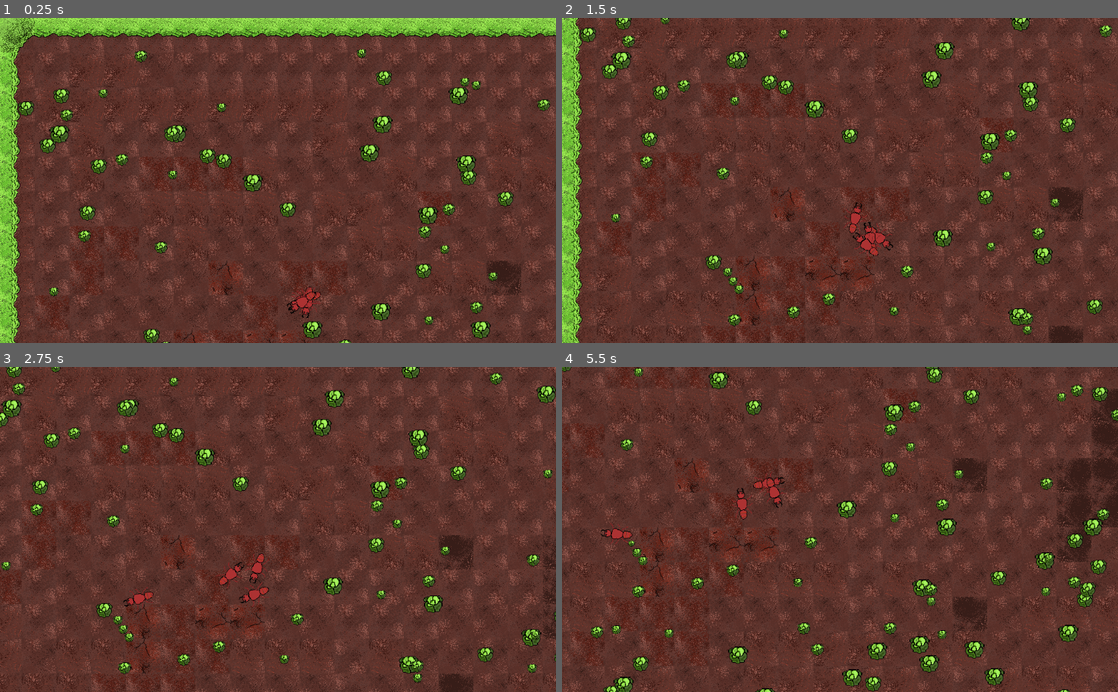
Above: before the commit, frames 1-4 (two rows, left to right).
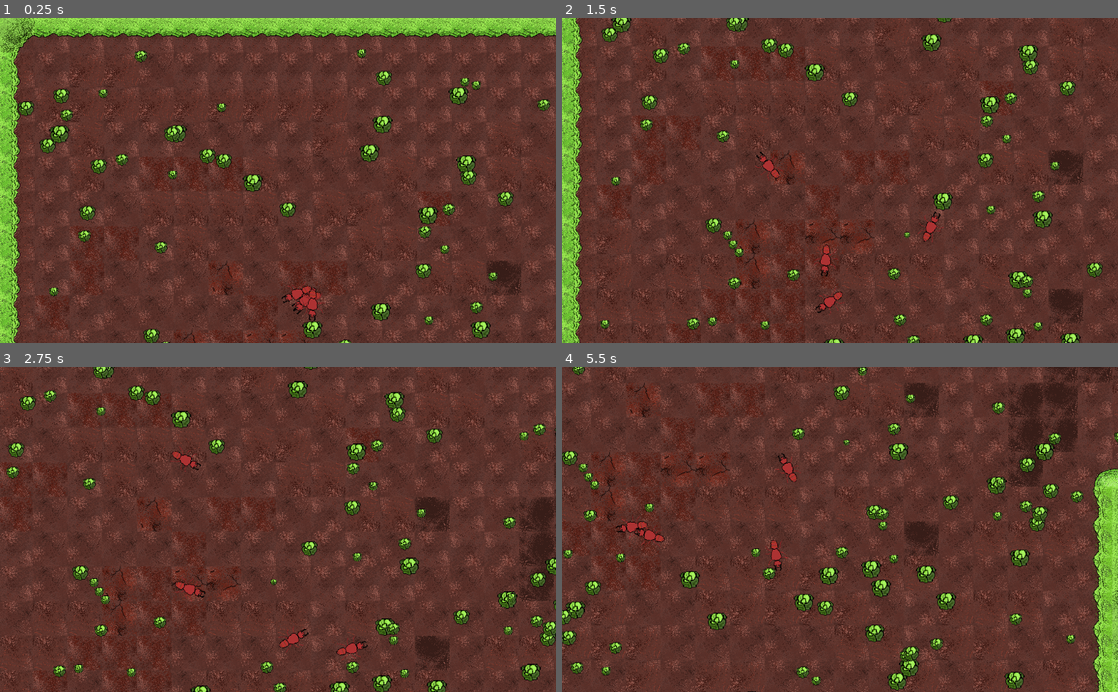
Above: after the commit, the same moments.

Repository: IBricchi/EdgeOfTheHedge
Game: Godot game, scene res://scenes/game.tscn
Two runs of this game, one before a commit and one after it. Both use one fixed random seed, a clock stepped at 60 frames per second and the inputs below.
Inputs:
- Up to frame 1 (0.25 s): no input
- Up to frame 2 (1.5 s): hold S (camera_bottom) 0.53-1.28 s; tap Left (camera_left) at 0.8, 1.35 s
- Up to frame 3 (2.75 s): tap D (camera_right) at 1.55 s; hold D (camera_right) from 2.03 s (still down); tap Up (camera_top) at 2.3 s
- Up to frame 4 (5.5 s): release D (camera_right) at 2.78 s; tap Up (camera_top) at 2.85, 5.3 s; tap S (camera_bottom) at 3.05 s; hold S (camera_bottom) 3.53-4.28 s; tap Left (camera_left) at 3.8, 4.35 s; tap D (camera_right) at 4.55 s; hold D (camera_right) from 5.03 s (still down)

The runs differ from the first frame. In frame 1, 0.3% of the frame differs, in the area x 50-59%, y 80-94%; in frame 2, 26%; in frame 3, 28%; in frame 4, 33%, in the area x 0-100%, y 0-100%.

Commit message:
minor edits

Diff:
--- a/scenes/ant.tscn
+++ b/scenes/ant.tscn
@@ -105,7 +105,7 @@
 rotation = 1.5708
 frames = SubResource( 19 )
 animation = "Walk"
-frame = 6
+frame = 7
 playing = true
 
 [node name="AntCollision" type="CollisionPolygon2D" parent="."]
--- a/scenes/game.tscn
+++ b/scenes/game.tscn
@@ -241,6 +241,9 @@
 "hedge",
 ]]
 tile_set = SubResource( 7 )
+show_collision = true
+collision_layer = 31
+collision_mask = 31
 format = 1
 tile_data = PoolIntArray( 0, -1610612728, 0, 1, 7, 0, 2, 7, 0, 3, 7, 0, 4, 7, 0, 5, 7, 0, 6, 7, 0, 7, 7, 0, 8, 7, 0, 9, …(10194 unchanged characters)…
 
--- a/scenes/lettuce.tscn
+++ b/scenes/lettuce.tscn
@@ -6,7 +6,7 @@
 [node name="Lettuce" type="KinematicBody2D" groups=[
 "Food",
 ]]
-collision_layer = 2
+collision_layer = 3
 collision_mask = 3
 script = ExtResource( 2 )
 
--- a/scripts/ant.gd
+++ b/scripts/ant.gd
@@ -41,10 +41,9 @@
 	# if the ant is moving
 	if ant_priority != priority.idle :
 
-
 		if focus != null:
-			var to_focus : Vector2 = focus_position - position
-			desired_direction = (desired_direction + 0.1 * speed* delta*to_focus).normalized()
+			var to_focus : Vector2 = (focus_position - position).normalized()
+			desired_direction = (desired_direction +  delta*speed*to_focus).normalized()
 
 
 		var move_collision_result = move_and_collide( desired_direction * speed)
@@ -57,7 +56,6 @@
 				return
 			# collide off the wall
 			if move_collision_result.collider.is_in_group("hedge"):
-				print("hedge")
 				desired_direction = pow(-1, randi()%2)*Vector2(desired_direction.y, -desired_direction.x)
 				focus = null
 		# make sure the walk animation is playing and make sure the animation is playing at the correct speed
@@ -71,9 +69,8 @@
 		look_at(position + desired_direction)
 
 		if focus == home:
-			if (home.position - position).length() < 50:
+			if (home.position - position).length() < 1000:
 				reached_home()
-				print("reached home")
 
 		if not focus and ant_priority == priority.find_food :
 			check_sensors()
@@ -85,6 +82,8 @@
 
 	if hunger < 0 :
 		ant_death()
+	if hunger < hunger_max / 2 :
+		focus = home
 
 
 
@@ -133,6 +132,8 @@
 	self.modulate = Color(0.2,0.2,0.2)
 	desired_direction = Vector2.ZERO
 	speed = 0
+	walk_sprite.frames.set_animation_speed("Walk", 0)
+	idle_sprite.frames.set_animation_speed("Idle", 0)
 	# queue_free
 
 func reached_home():
--- a/scripts/game.gd
+++ b/scripts/game.gd
@@ -4,7 +4,7 @@
 var lettuce : Resource = preload("res://scenes/lettuce.tscn")
 onready var cam : Camera2D = $Camera2D
 
-
+export var cam_speed = 300
 var ant_home : Vector2 = Vector2(600,500)
 
 func _ready():
@@ -22,16 +22,16 @@
 	for i in range(200):
 		var lett = lettuce.instance()
 		add_child(lett)
-		while lett.move_and_collide(Vector2(1,1)):
+		while lett.move_and_collide(Vector2(1,1)) :
 			var try_position = Vector2(randi()%2000 , randi() %1100)
 			lett.translate(try_position)
 
 func _process(delta):
 	if Input.is_action_pressed("camera_bottom"):
-		cam.position.y += 200*delta
+		cam.position.y += cam_speed*delta
 	if Input.is_action_pressed("camera_left"):
-		cam.position.x -= 200*delta
+		cam.position.x -= cam_speed*delta
 	if Input.is_action_pressed("camera_right"):
-		cam.position.x += 200*delta
+		cam.position.x += cam_speed*delta
 	if Input.is_action_pressed("camera_top"):
-		cam.position.y -= 200 *delta
+		cam.position.y -= cam_speed *delta
